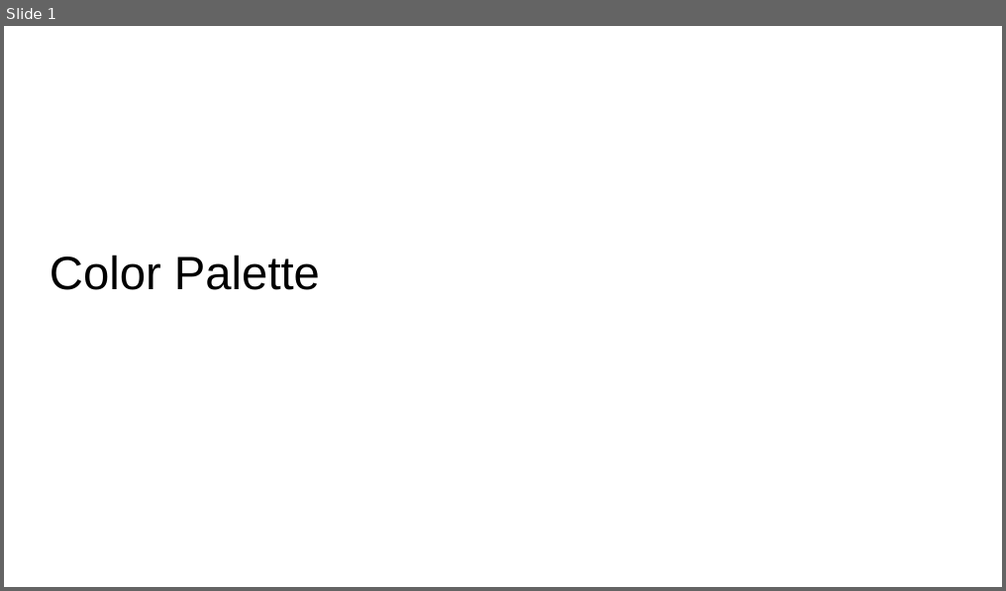
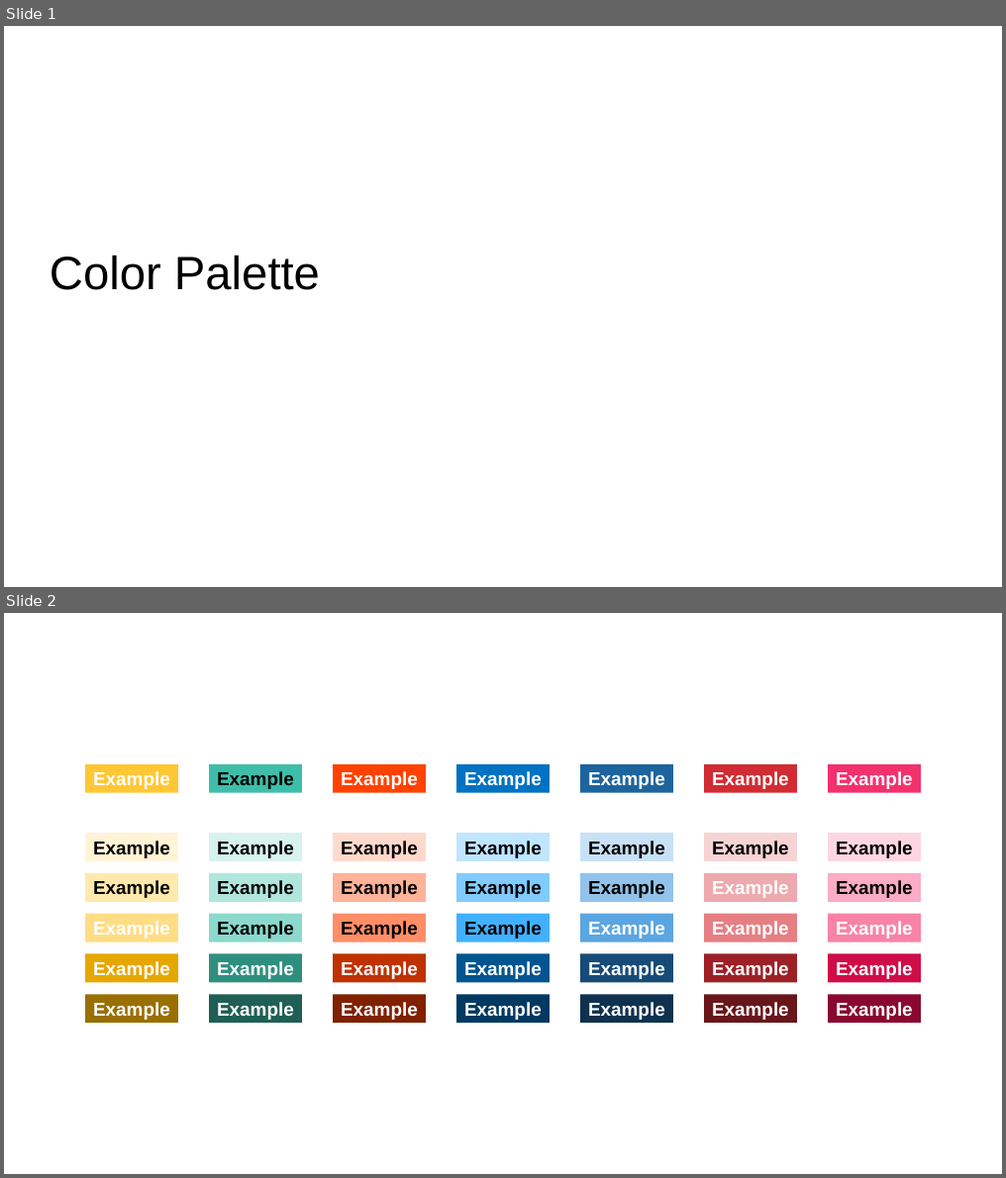
Before and after one commit to neuroiwm/colormap, a slide deck: IWM/2021-03-07/colorPalette.pptx. Shown one above the other, each under a label of ours: slide 1 before the commit, slides 1 and 2 after it. The pictures are 1006x591 and 1006x1178 pixels, drawn with LibreOffice and Linux fonts; fonts in the diff are those of the drawing. Boxes give left, top, right and bottom in pixels: in the first picture for what was removed or moved away, otherwise in the second. Text is boxed around its words. In the diff, an @@ line names an element or a change of style, - is before the commit and + after.

```diff
--- a/IWM/2021-03-07/colorPalette.pptx
+++ b/IWM/2021-03-07/colorPalette.pptx
@@ slide 2 added at (x1=4, y1=613, x2=1002, y2=1174), background #FFFFFF @@
@@ group added at (x1=85, y1=764, x2=921, y2=1023): 25 rectangles @@
+Example
+Example
+Example
+Example
+Example
+Example
+Example
+Example
+Example
+Example
+Example
+Example
+Example
+Example
+Example
+Example
+Example
+Example
+Example
+Example
+Example
+Example
+Example
+Example
+Example
@@ rectangle added at (x1=209, y1=764, x2=302, y2=792), fill #3EBEA9, 18 pt, text #000000, bold @@
+Example
@@ rectangle added at (x1=85, y1=833, x2=178, y2=861), fill #FFF4D6, 18 pt, text #000000, bold @@
+Example
@@ rectangle added at (x1=209, y1=833, x2=302, y2=861), fill #D8F2EE, 18 pt, text #000000, bold @@
+Example
@@ rectangle added at (x1=333, y1=833, x2=426, y2=861), fill #FFD9CC, 18 pt, text #000000, bold @@
+Example
@@ rectangle added at (x1=456, y1=833, x2=549, y2=861), fill #C0E5FF, 18 pt, text #000000, bold @@
+Example
@@ rectangle added at (x1=580, y1=833, x2=673, y2=861), fill #C8E1F5, 18 pt, text #000000, bold @@
+Example
@@ rectangle added at (x1=704, y1=833, x2=797, y2=861), fill #F6D4D6, 18 pt, text #000000, bold @@
+Example
@@ rectangle added at (x1=829, y1=833, x2=921, y2=861), fill #FDD6E2, 18 pt, text #000000, bold @@
+Example
@@ rectangle added at (x1=85, y1=873, x2=178, y2=902), fill #FFE9AE, 18 pt, text #000000, bold @@
+Example
@@ rectangle added at (x1=209, y1=873, x2=302, y2=902), fill #B1E6DD, 18 pt, text #000000, bold @@
+Example
@@ rectangle added at (x1=333, y1=873, x2=426, y2=902), fill #FFB399, 18 pt, text #000000, bold @@
+Example
@@ rectangle added at (x1=456, y1=873, x2=549, y2=902), fill #81CBFF, 18 pt, text #000000, bold @@
+Example
@@ rectangle added at (x1=580, y1=873, x2=673, y2=902), fill #92C3EB, 18 pt, text #000000, bold @@
+Example
@@ rectangle added at (x1=829, y1=873, x2=921, y2=902), fill #FAADC4, 18 pt, text #000000, bold @@
+Example
@@ rectangle added at (x1=209, y1=914, x2=302, y2=943), fill #8AD9CC, 18 pt, text #000000, bold @@
+Example
@@ rectangle added at (x1=333, y1=914, x2=426, y2=943), fill #FF8E66, 18 pt, text #000000, bold @@
+Example
@@ rectangle added at (x1=456, y1=914, x2=549, y2=943), fill #41B1FF, 18 pt, text #000000, bold @@
+Example
```
Also in this commit, not shown: 2 slides changed, 2 other slides added, 7 other files.
